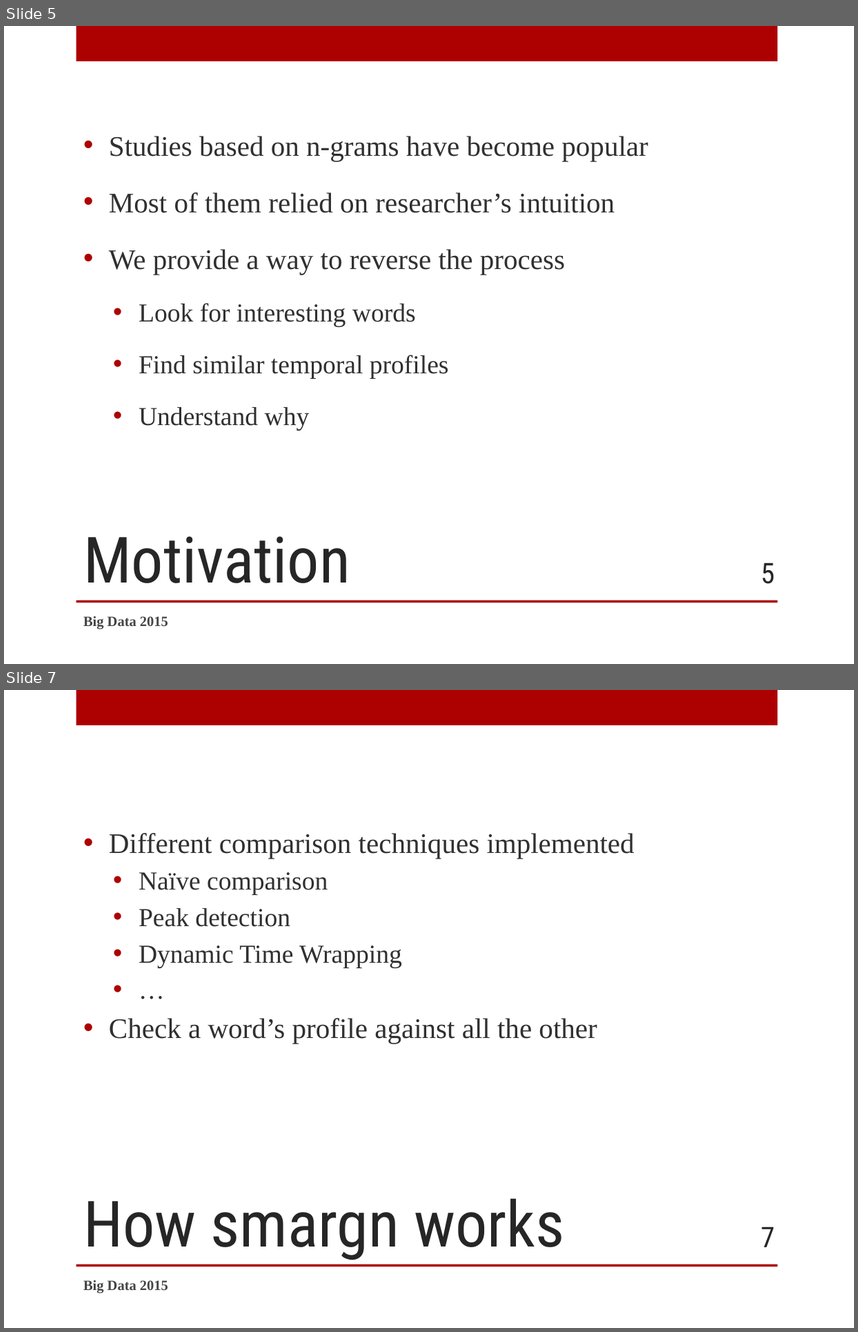
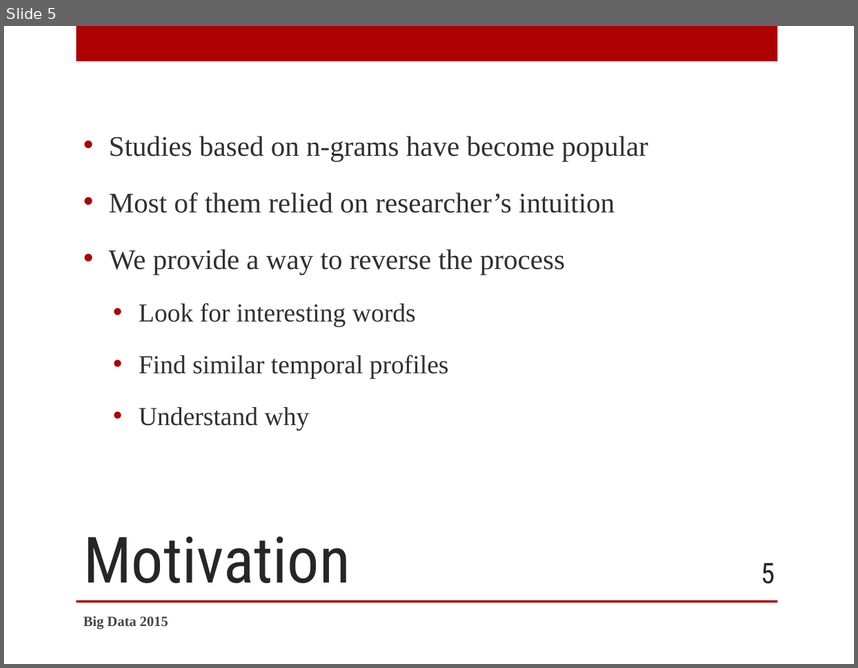
Before and after one commit to SidneyBovet/smargn, a slide deck: presentation/smargn-presentation.pptx. Shown one above the other, each under a label of ours: slides 5 and 7 before the commit, slide 5 after it; the slides between them are not shown. The pictures are 858x1332 and 858x668 pixels, drawn with LibreOffice and Linux fonts; fonts in the diff are those of the drawing; background and template pictures are left out. Boxes give left, top, right and bottom in pixels: in the first picture for what was removed or moved away, otherwise in the second. Text is boxed around its words. In the diff, an @@ line names an element or a change of style, - is before the commit and + after.

```diff
--- a/presentation/smargn-presentation.pptx
+++ b/presentation/smargn-presentation.pptx
@@ slide 7 removed at bbox=[4, 690, 854, 1328], background picture (left out); not listed: 2 template elements that a slide beside it also shows @@
@@ text removed at bbox=[109, 833, 635, 1043] @@
-• Different comparison techniques implemented
-  • Naïve comparison
-  • Peak detection
-  • Dynamic Time Wrapping
-  • …
-• Check a word’s profile against all the other
@@ title removed at bbox=[83, 1198, 564, 1260] @@
-How smargn works
@@ page number removed at bbox=[761, 1226, 775, 1247] @@
-7
@@ text removed at bbox=[83, 1280, 168, 1293] @@
-Big Data 2015
```
Also in this commit, not shown: 1 slide changed, 9 other slides removed, 2 other files.
